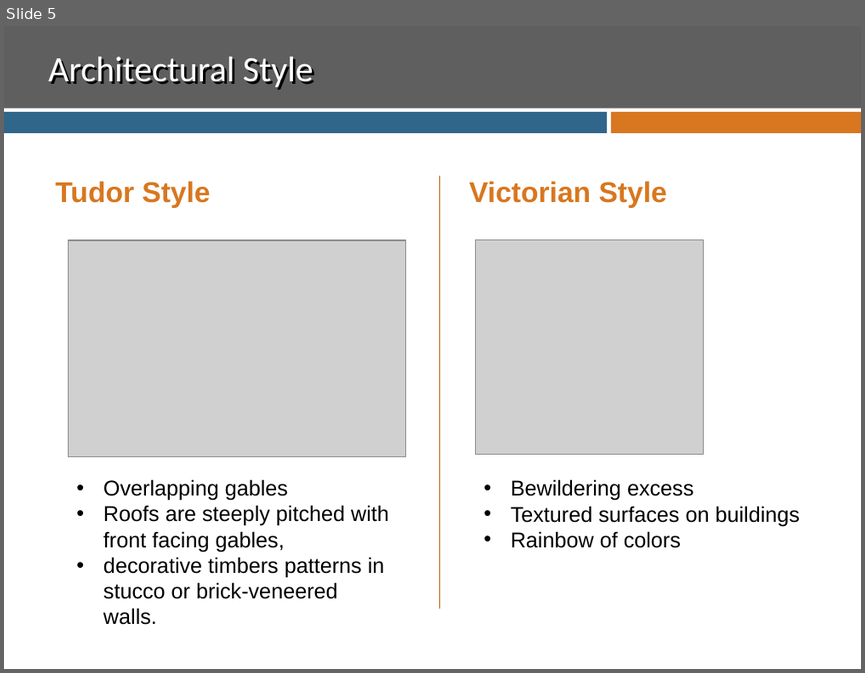
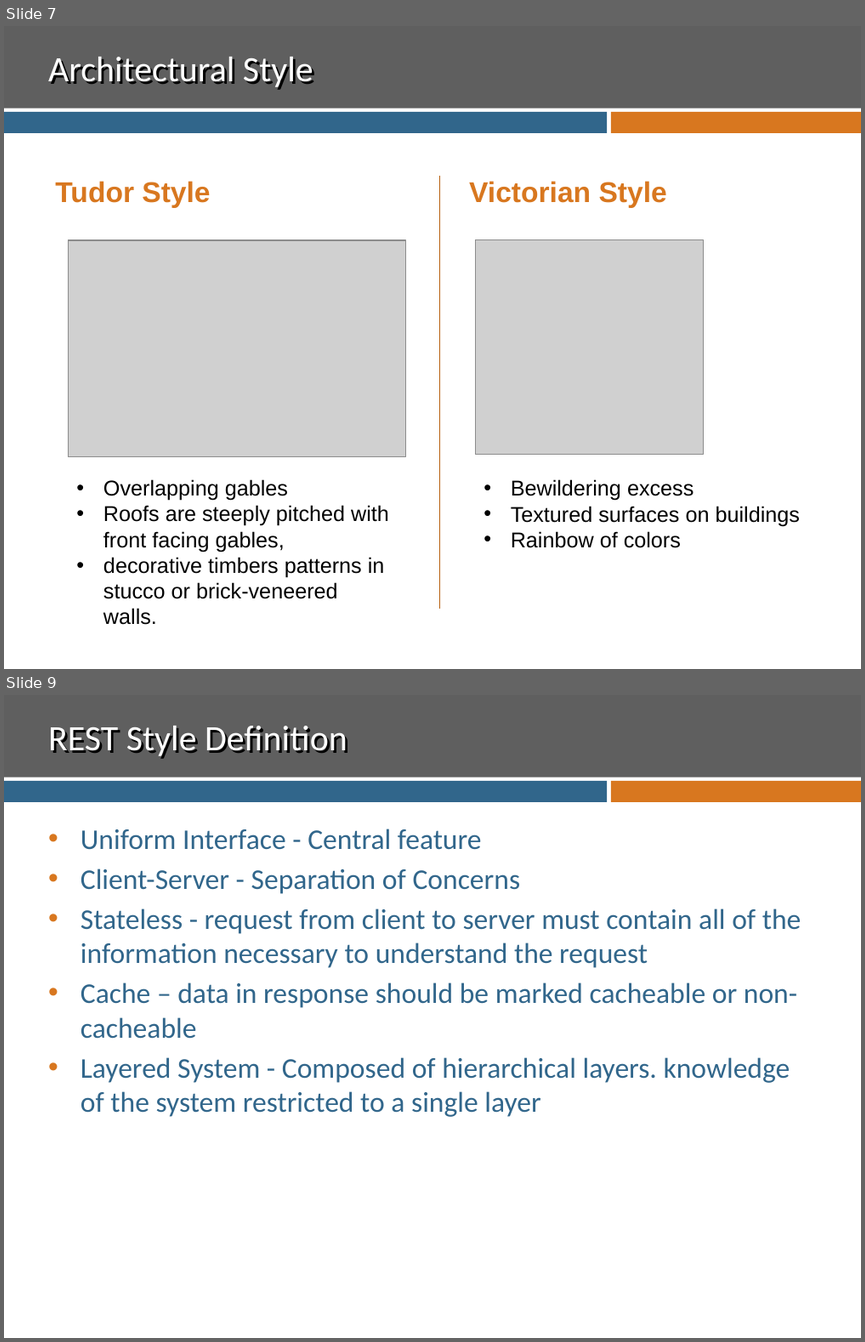
Before and after one commit to ssuing8825/CodeCamp.Web, a slide deck: REST.pptx. Shown one above the other, each under a label of ours: slide 5 before the commit, slides 7 and 9 after it; the slides between them are not shown. The pictures are 865x673 and 865x1342 pixels, drawn with LibreOffice and Linux fonts; fonts in the diff are those of the drawing; grey boxes stand for pictures; background and template pictures are left out. Boxes give left, top, right and bottom in pixels: in the first picture for what was removed or moved away, otherwise in the second. Text is boxed around its words. In the diff, an @@ line names an element or a change of style, - is before the commit and + after.

```diff
--- a/REST.pptx
+++ b/REST.pptx
@@ slide 9 added at (4,695,861,1338), background #FFFFFF; not listed: 3 template elements that a slide beside it also shows @@
@@ title added at (48,726,347,759), 30 pt, text #FFFFFF @@
+REST Style Definition
@@ text added at (80,828,801,1117), 24 pt, text #31668B @@
+• Uniform Interface - Central feature
+• Client-Server - Separation of Concerns
+• Stateless - request from client to server must contain all of the information necessary to understand the request
+• Cache – data in response should be marked cacheable or non-cacheable
+• Layered System - Composed of hierarchical layers. knowledge of the system restricted to a single layer
@@ what was slide 5 is now slide 7 @@
```
Also in this commit, not shown: 2 slides changed, 8 other slides added.
